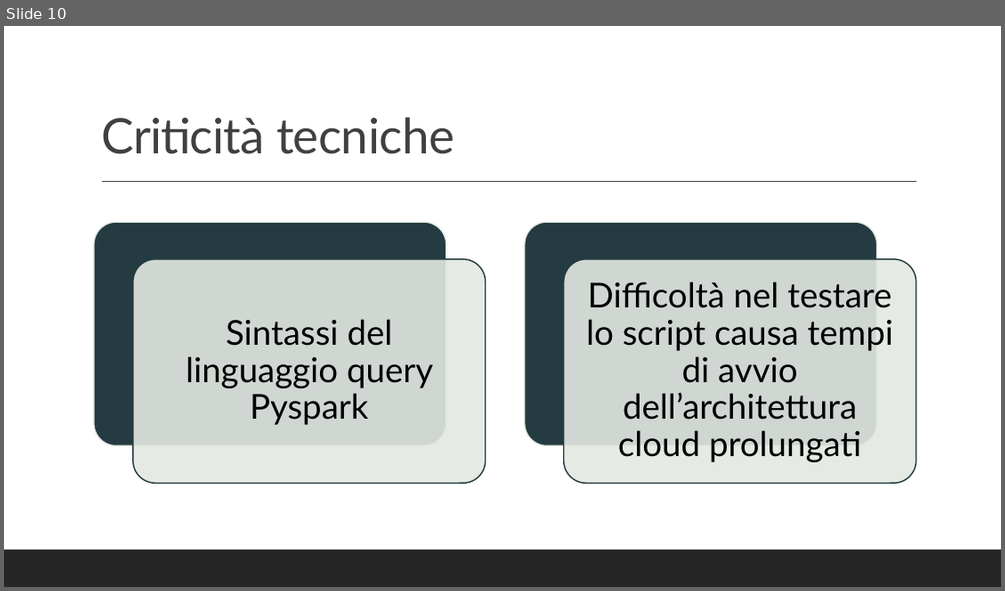
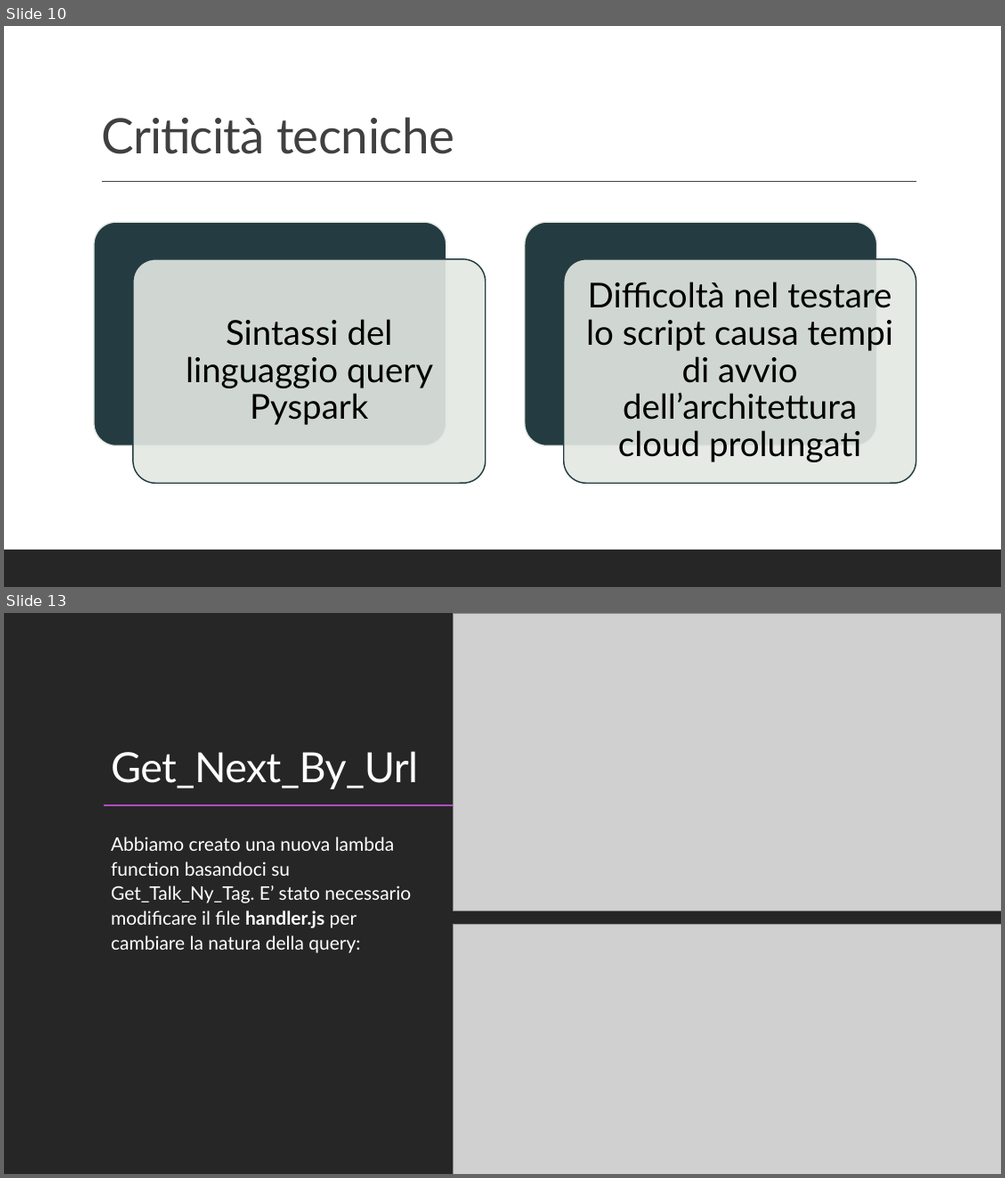
Before and after one commit to PirottaNicola/TC-Mproject_Boffelli_Pirotta, a slide deck: Preparation files/MyTEDx_Presentazione.pptx. Shown one above the other, each under a label of ours: slide 10 before the commit, slides 10 and 13 after it; the slides between them are not shown. The pictures are 1005x591 and 1005x1178 pixels, drawn with LibreOffice and Linux fonts; fonts in the diff are those of the drawing; grey boxes stand for pictures. Boxes give left, top, right and bottom in pixels: in the first picture for what was removed or moved away, otherwise in the second. Text is boxed around its words. In the diff, an @@ line names an element or a change of style, - is before the commit and + after.

```diff
--- a/Preparation files/MyTEDx_Presentazione.pptx
+++ b/Preparation files/MyTEDx_Presentazione.pptx
@@ slide 13 added at (4,613,1001,1174), background #000000 @@
@@ rectangle added at (4,613,1001,1174), fill #262626 @@
@@ picture added at (453,613,1001,910) @@
@@ title added at (111,751,418,789), 40 pt, text #FFFFFF @@
+Get_Next_By_Url
@@ line added from (104, 805) to (537, 805), #AE4DC3 1.5 pt @@
@@ text added at (111,836,411,953), 18 pt, text #FFFFFF @@
+  Abbiamo creato una nuova lambda function basandoci su Get_Talk_Ny_Tag. E’ stato necessario modificare il file handler.js per cambiare la natura della query:
@@ picture added at (453,925,1001,1174) @@
@@ rectangle added at (4,1136,1001,1174), fill #262626 @@
```
Also in this commit, not shown: 3 other slides added.
